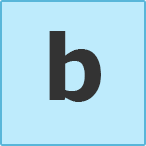
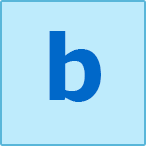
Layered file, before and after one edit (146 x 146). Changes by layer:
painted on "b" over [49,31,101,102]
